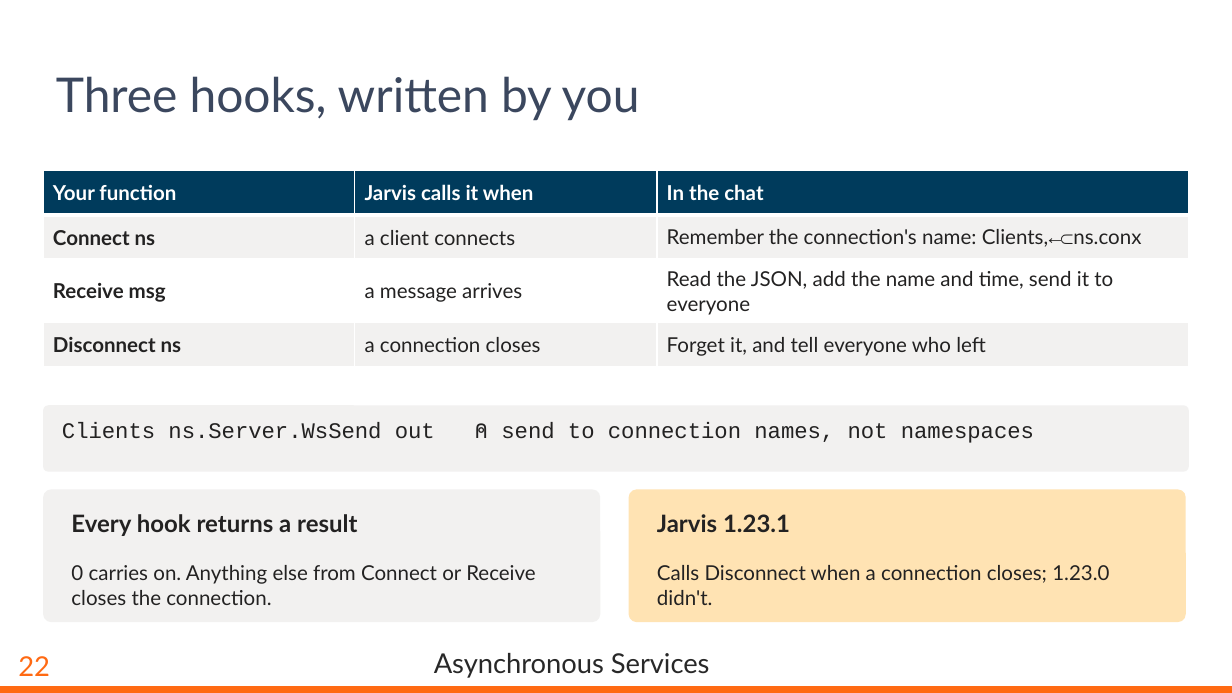
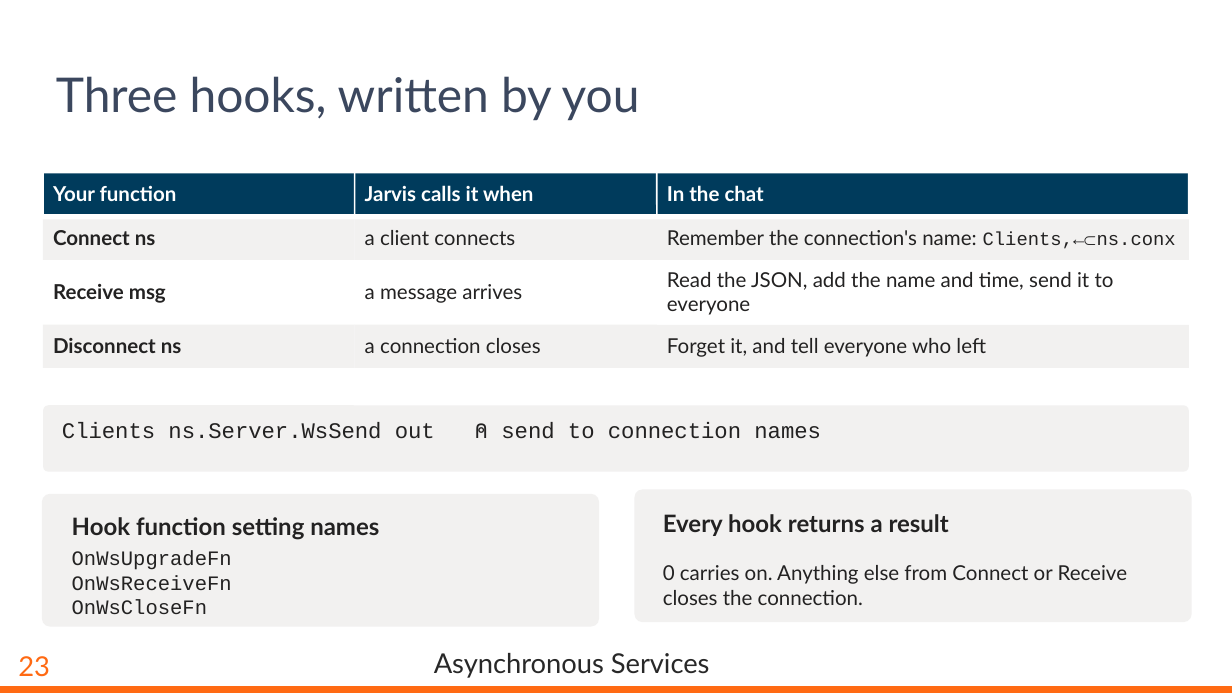
Before and after one commit to dyalog-training/2026-MP2, a slide deck: slide 24 of Presentation/AsynchronousServices.pptx (slide 23 before the commit). Drawn at 1232x693 pixels with LibreOffice and Linux fonts; fonts in the diff are those of the drawing; background and template pictures are left out. Boxes give left, top, right and bottom in pixels: in the first picture for what was removed or moved away, otherwise in the second. Text is boxed around its words. In the diff, an @@ line names an element or a change of style, - is before the commit and + after.

```diff
--- a/Presentation/AsynchronousServices.pptx
+++ b/Presentation/AsynchronousServices.pptx
@@ line added from (41, 172) to (1189, 172), #FFFFFF 1 pt @@
@@ table removed at (43, 171, 1189, 360), 4 rows, 3 columns @@
-Your function | Jarvis calls it when | In the chat
-Connect ns | a client connects | Remember the connection's name: Clients,←⊂ns.conx
-Receive msg | a message arrives | Read the JSON, add the name and time, send it to everyone
-Disconnect ns | a connection closes | Forget it, and tell everyone who left
@@ rectangle added at (43, 172, 355, 217), fill #003B5C @@
@@ line added from (43, 171) to (43, 370), #FFFFFF 1 pt @@
@@ rectangle added at (355, 172, 657, 217), fill #003B5C @@
@@ line added from (355, 171) to (355, 370), #FFFFFF 1 pt @@
@@ rectangle added at (657, 172, 1189, 217), fill #003B5C @@
@@ line added from (657, 171) to (657, 370), #FFFFFF 1 pt @@
@@ line added from (1189, 171) to (1189, 370), #FFFFFF 1 pt @@
@@ group added at (42, 217, 1190, 261): 3 rectangles, 3 texts, 2 lines @@
+Remember the connection's name:
+Clients,←⊂
+ns.conx
@@ group added at (43, 261, 1189, 325): 3 rectangles, 1 text @@
+Read the JSON, add the name and time, send it to
@@ group added at (42, 324, 1190, 370): 3 rectangles, 2 texts, 1 line @@
+Forget it, and tell everyone who left
+a connection closes
@@ text at (62, 422, 821, 439): text changed @@
-Clients ns.Server.WsSend out ⍝ send to connection names, not namespaces
+Clients ns.Server.WsSend out ⍝ send to connection names
@@ rounded rectangle added at (42, 494, 599, 627), fill #F2F1F0 @@
@@ rounded rectangle removed at (628, 489, 1185, 622) @@
@@ 2 texts, 1 rounded rectangle: place and size @@
-2 texts, 1 rounded rectangle at (43, 489, 600, 622)
+2 texts, 1 rounded rectangle at (634, 489, 1191, 622)
@@ text added at (72, 517, 379, 540), 14 pt, text #232222, bold @@
+Hook function setting names
@@ text removed at (657, 514, 790, 532) @@
-Jarvis 1.23.1
@@ text added at (72, 551, 232, 614), 12 pt, text #232222 @@
+OnWsUpgradeFn
+OnWsReceiveFn
+OnWsCloseFn
@@ text removed at (657, 565, 1109, 605) @@
-Calls Disconnect when a connection closes; 1.23.0 didn't.
@@ page number at (18, 656, 50, 677): text changed @@
-22
+23
```
Also in this commit, not shown: 16 other slides changed, 3 slides added, 8 other files.
